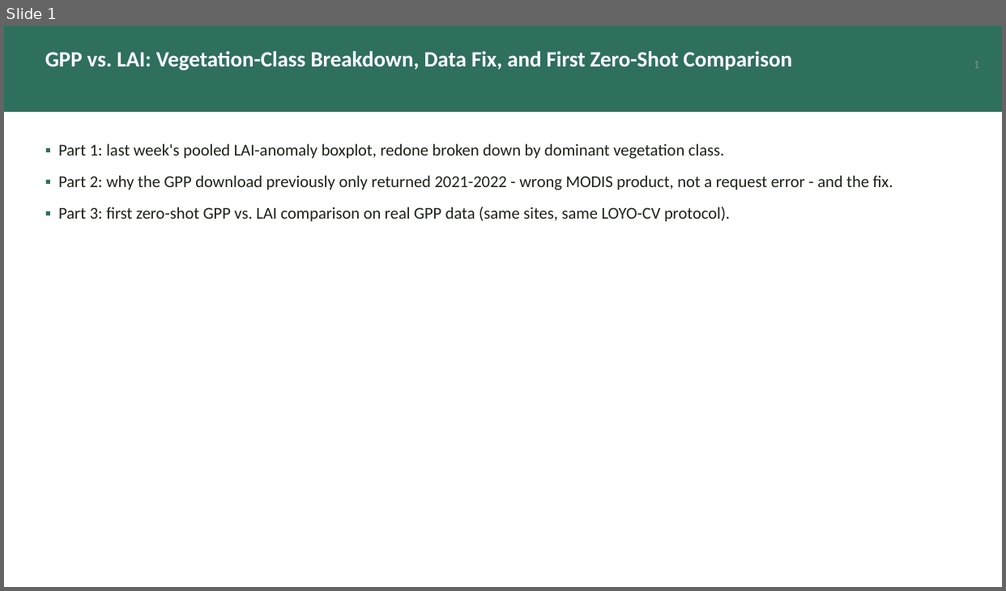
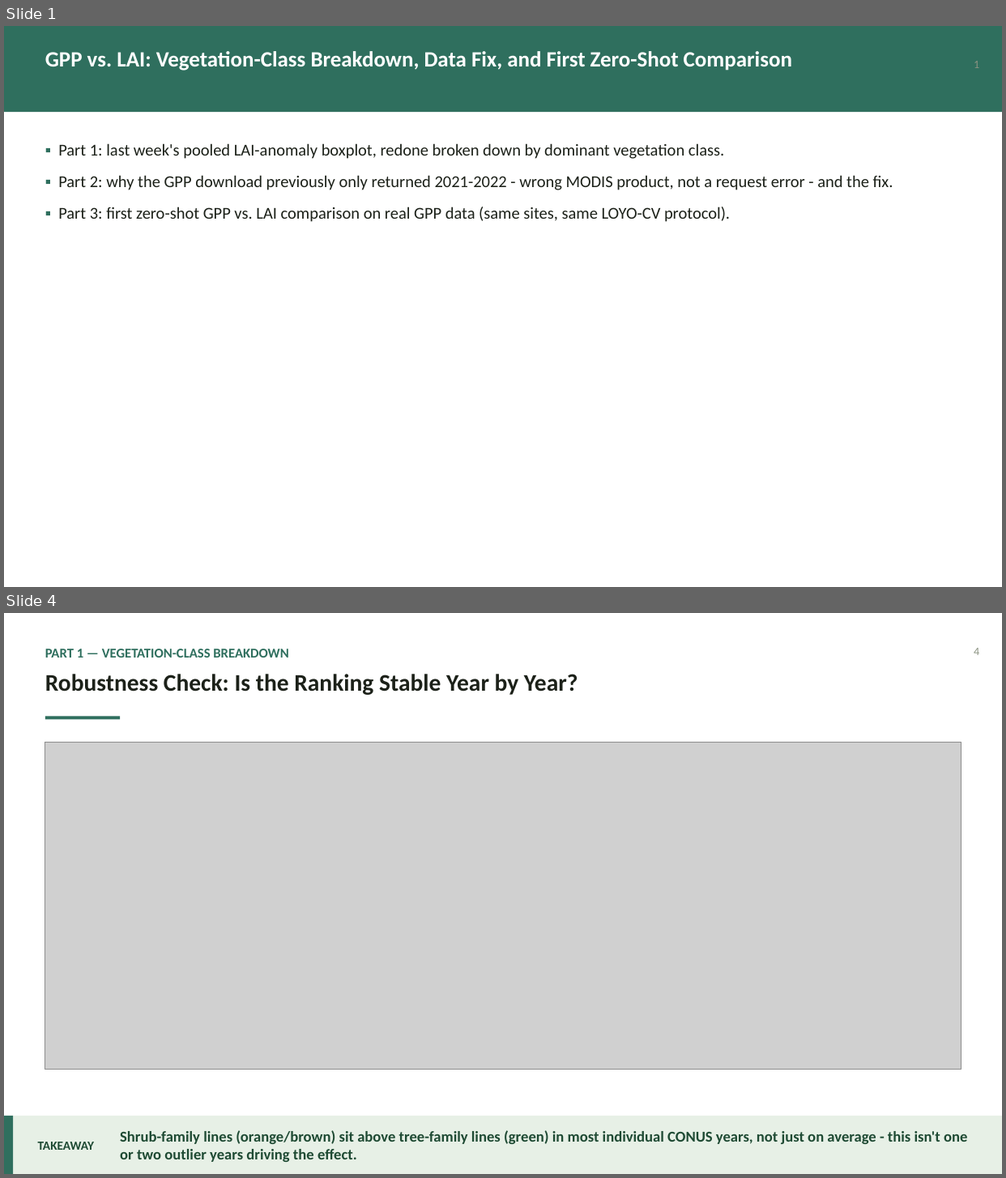
Before and after one commit to zhanghchen/Chronos2-vegetation-forecasting, a slide deck: presentations/GPP_vs_LAI_Progress_Update/GPP_vs_LAI_Progress_Update.pptx. Shown one above the other, each under a label of ours: slide 1 before the commit, slides 1 and 4 after it; the slides between them are not shown. The pictures are 1006x591 and 1006x1178 pixels, drawn with LibreOffice and Linux fonts; fonts in the diff are those of the drawing; grey boxes stand for pictures. Boxes give left, top, right and bottom in pixels: in the first picture for what was removed or moved away, otherwise in the second. Text is boxed around its words. In the diff, an @@ line names an element or a change of style, - is before the commit and + after.

```diff
--- a/presentations/GPP_vs_LAI_Progress_Update/GPP_vs_LAI_Progress_Update.pptx
+++ b/presentations/GPP_vs_LAI_Progress_Update/GPP_vs_LAI_Progress_Update.pptx
@@ slide 4 added at [4, 613, 1002, 1174], background #FFFFFF @@
@@ text added at [45, 649, 288, 658], 13 pt, text #2F6F5E, bold @@
+PART 1 — VEGETATION-CLASS BREAKDOWN
@@ text added at [974, 648, 979, 655], 11 pt, text #8B9382 @@
+4
@@ text added at [45, 674, 578, 695], 23 pt, text #1C2119, bold @@
+Robustness Check: Is the Ranking Stable Year by Year?
@@ rectangle added at [45, 717, 120, 719], fill #2F6F5E @@
@@ picture added at [45, 743, 961, 1070] @@
@@ rectangle added at [4, 1116, 1002, 1174], fill #E7F0E6 @@
@@ rectangle added at [4, 1116, 13, 1174], fill #2F6F5E @@
@@ text added at [38, 1142, 94, 1150], 12 pt, text #1E4A33, bold @@
+TAKEAWAY
@@ text added at [120, 1131, 967, 1162], 14.5 pt, text #1E4A33, bold @@
+Shrub-family lines (orange/brown) sit above tree-family lines (green) in most individual CONUS years, not just on average - this isn't one or two outlier years driving the effect.
```
Also in this commit, not shown: 8 slides changed, 4 other files.
